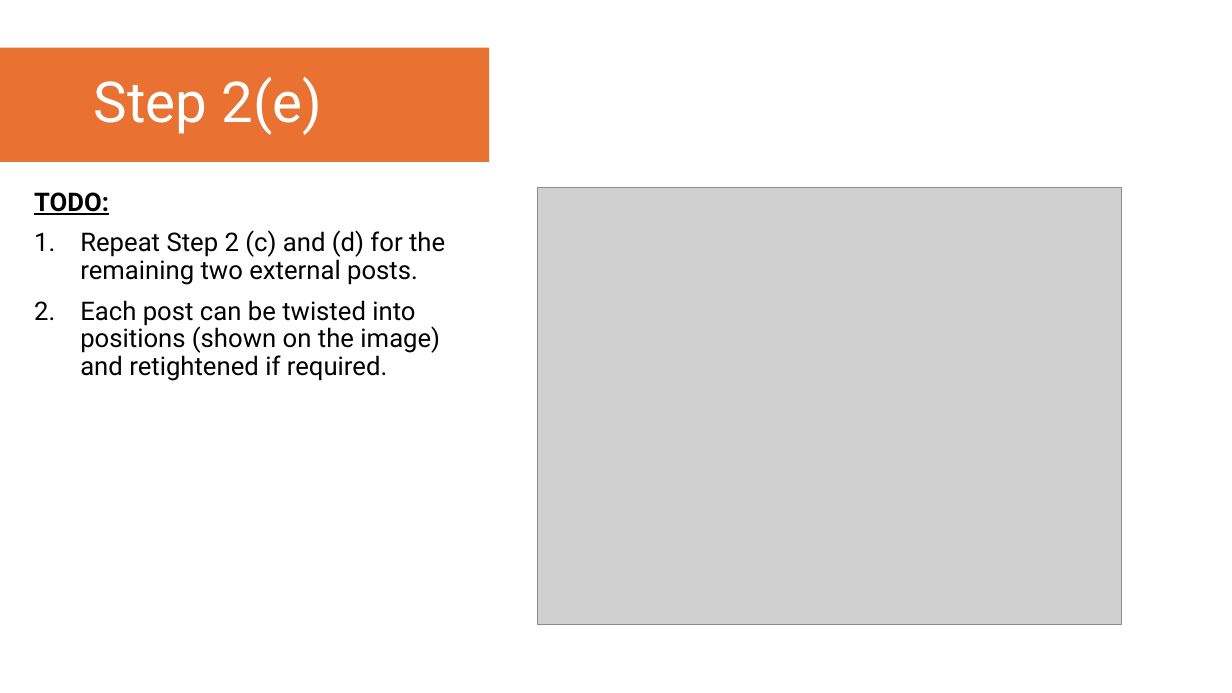
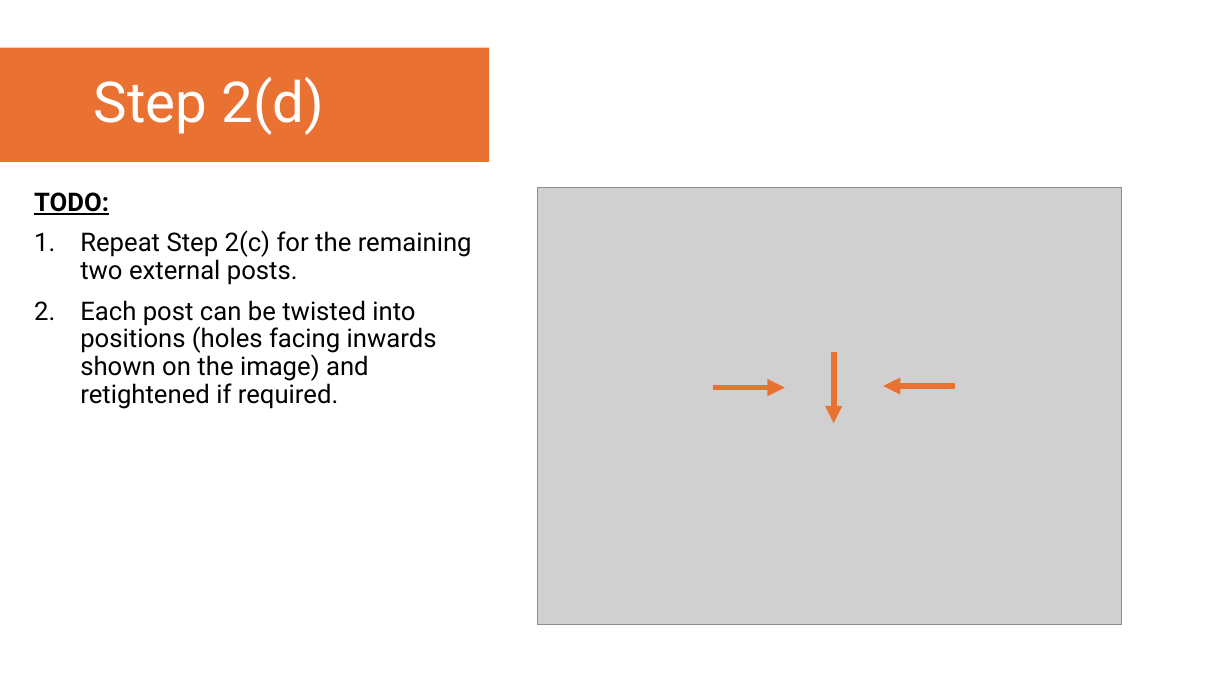
Before and after one commit to YoItsLewis/Open-Fourier-Ptychographic-Microscopy, a slide deck: slide 9 of Assembly Instructions/OpenFPM - Illuminator Assembly Instructions.pptx (slide 10 before the commit). Drawn at 1232x693 pixels with LibreOffice and Linux fonts; fonts in the diff are those of the drawing; grey boxes stand for pictures. Boxes give left, top, right and bottom in pixels: in the first picture for what was removed or moved away, otherwise in the second. Text is boxed around its words. In the diff, an @@ line names an element or a change of style, - is before the commit and + after.

```diff
--- a/Assembly Instructions/OpenFPM - Illuminator Assembly Instructions.pptx
+++ b/Assembly Instructions/OpenFPM - Illuminator Assembly Instructions.pptx
@@ title at <box>94,77,323,135</box>: text changed @@
-Step 2(e)
+Step 2(d)
@@ text at <box>80,230,472,409</box>: text changed @@
-1. Repeat Step 2 (c) and (d) for the remaining two external posts.
-2. Each post can be twisted into positions (shown on the image) and retightened if required.
+1. Repeat Step 2(c) for the remaining two external posts.
+2. Each post can be twisted into positions (holes facing inwards shown on the image) and retightened if required.
@@ arrow added from (834, 352) to (834, 423), #E97132 4.5 pt @@
@@ arrow added from (714, 387) to (785, 387), #E97132 4.5 pt @@
@@ arrow added from (955, 386) to (884, 386), #E97132 4.5 pt @@
```
Also in this commit, not shown: 20 other slides changed, 3 slides removed, 31 other files.
